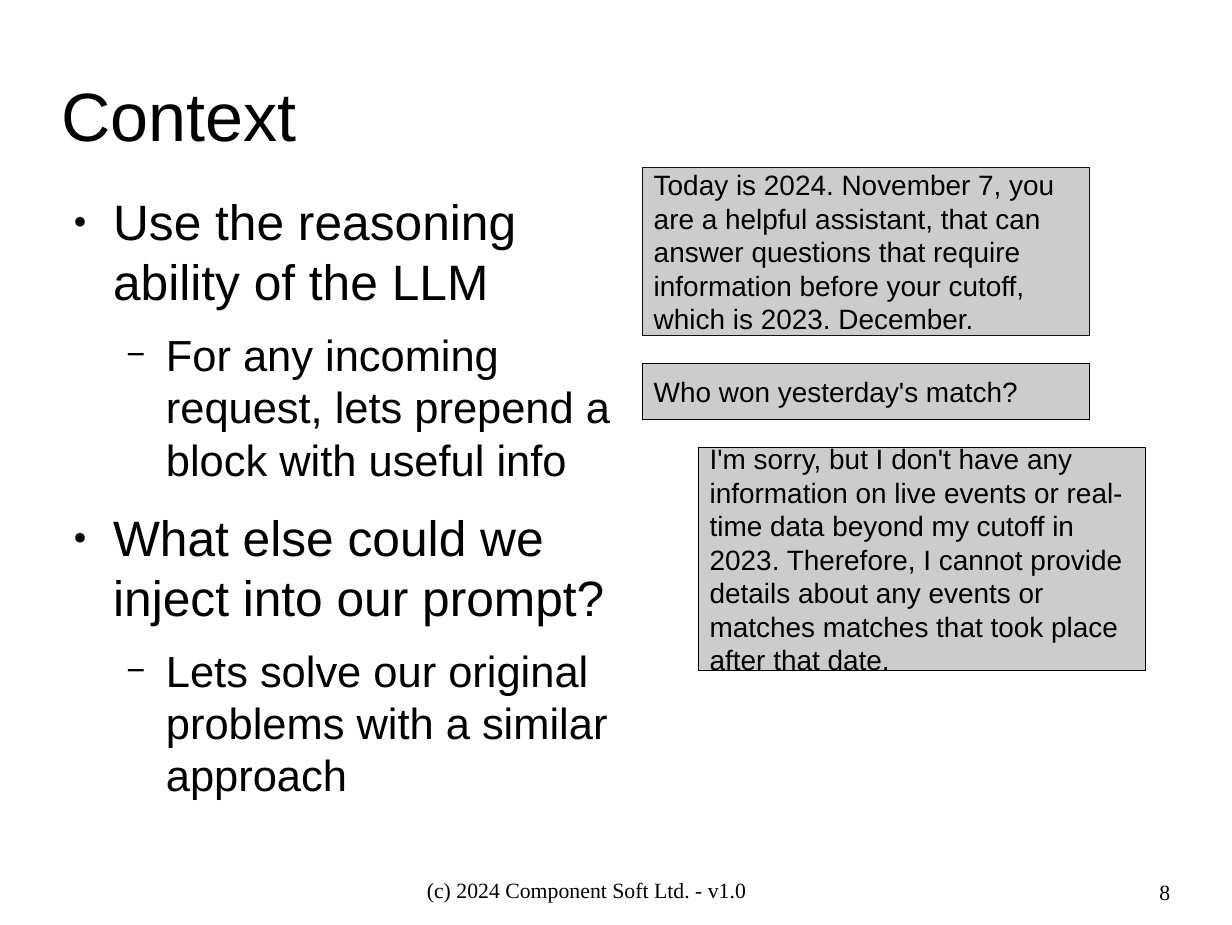
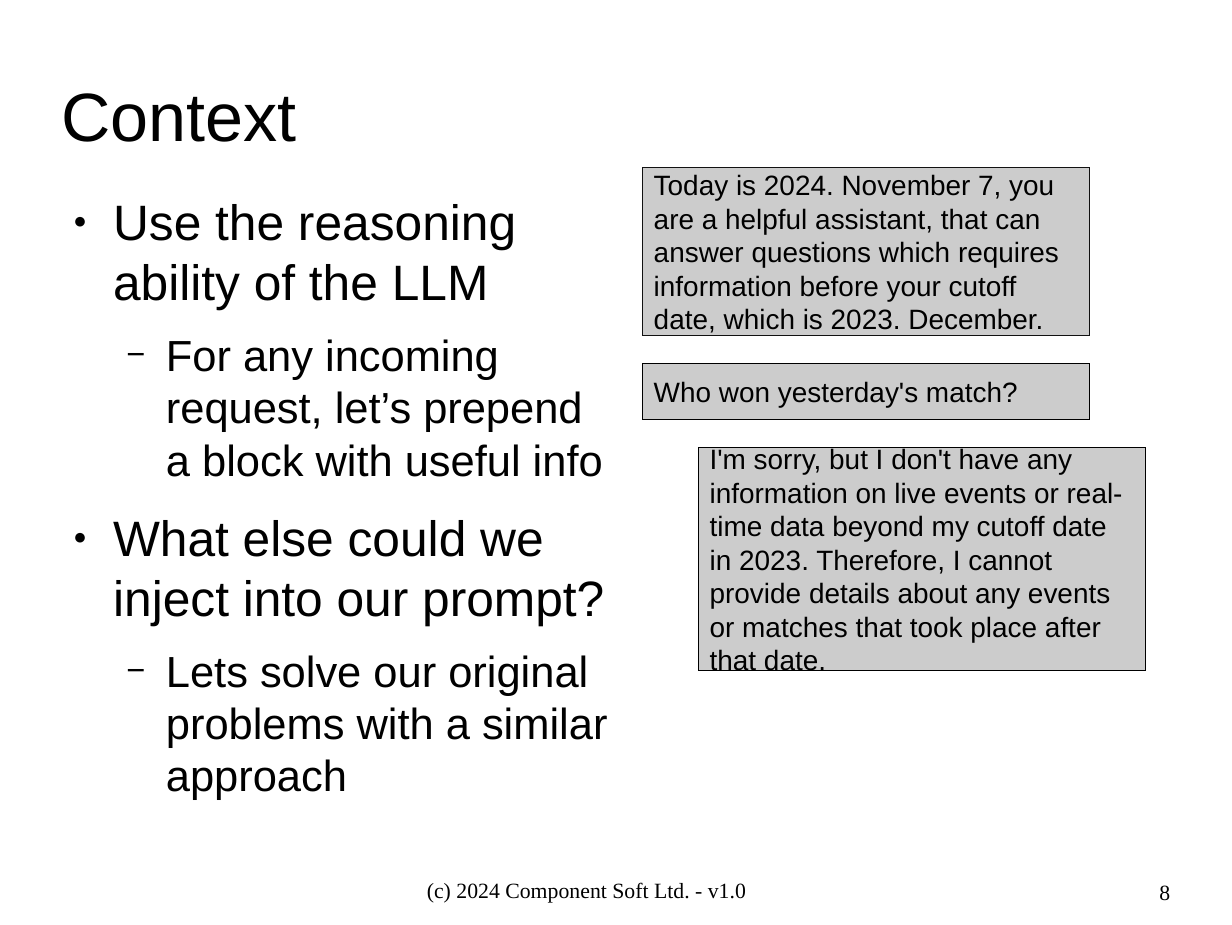
Before and after one commit to ComponentSoftTeam/intro-to-rag-systems, a slide deck: slide 8 of rag-intro.odp. Drawn at 1232x925 pixels with LibreOffice and Linux fonts; fonts in the diff are those of the drawing; background and template pictures are left out. Boxes give left, top, right and bottom in pixels: in the first picture for what was removed or moved away, otherwise in the second. Text is boxed around its words. In the diff, an @@ line names an element or a change of style, - is before the commit and + after.

```diff
--- a/rag-intro.odp
+++ b/rag-intro.odp
@@ text in rectangle at [654, 174, 1059, 333]: text changed @@
-Today is 2024. November 7, you are a helpful assistant, that can answer questions that require information before your cutoff, which is 2023. December.
+Today is 2024. November 7, you are a helpful assistant, that can answer questions which requires information before your cutoff date, which is 2023. December.
@@ text at [166, 339, 603, 477]: text changed @@
-  − For any incoming request, lets prepend a block with useful info
+  − For any incoming request, let’s prepend a block with useful info
@@ text in rectangle at [710, 447, 1123, 676]: text changed @@
-I'm sorry, but I don't have any information on live events or real-time data beyond my cutoff in 2023. Therefore, I cannot provide details about any events or matches matches that took place after that date.
+I'm sorry, but I don't have any information on live events or real-time data beyond my cutoff date in 2023. Therefore, I cannot provide details about any events or matches that took place after that date.
```
Also in this commit, not shown: 4 other slides changed, 1 slide added, 2 slides removed, 1 other file.
